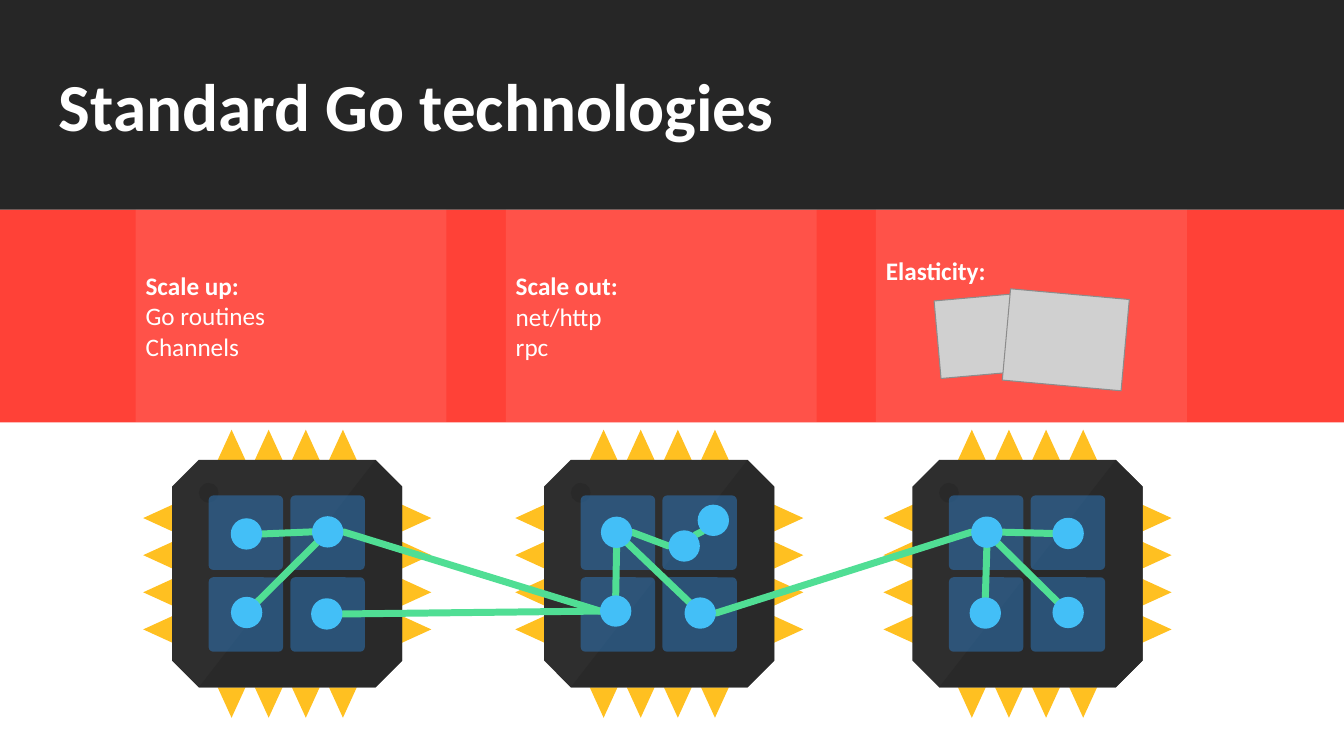
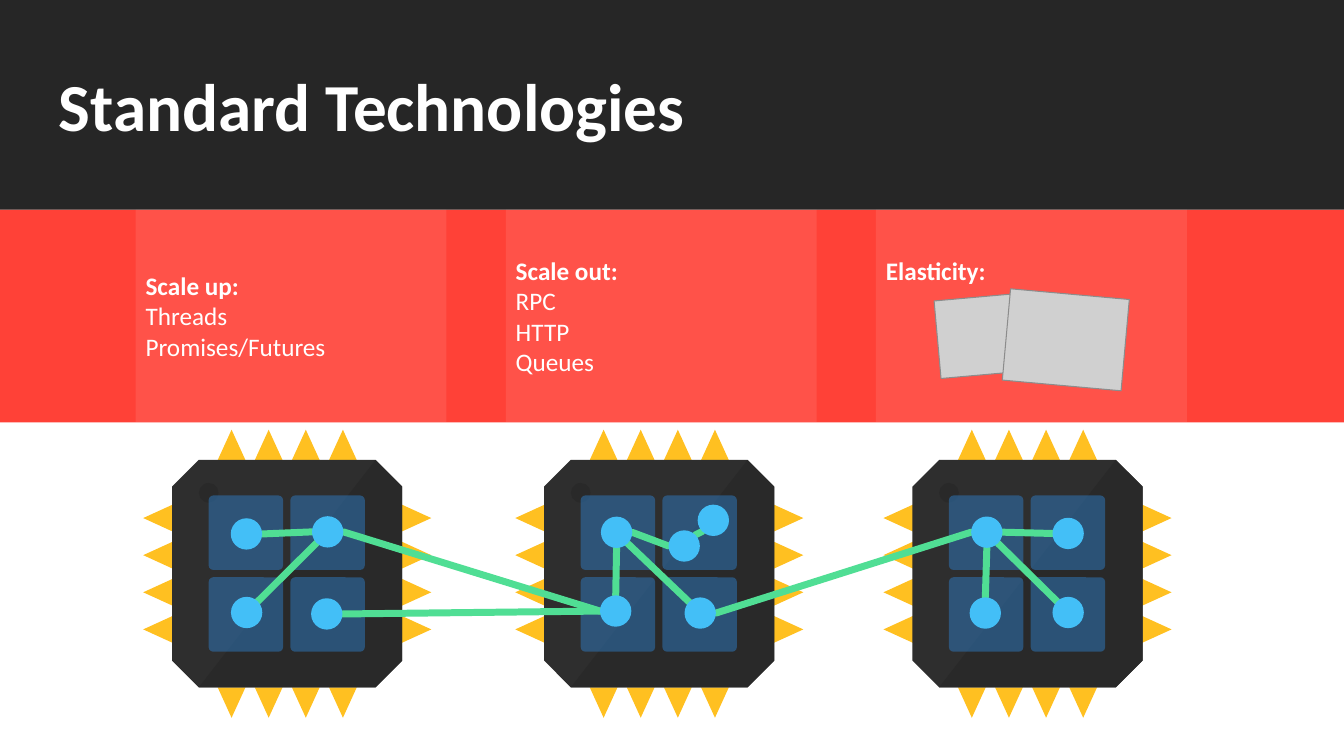
Before and after one commit to rogeralsing/Presentations, a slide deck: slide 12 of ProtoActor/TV4/protoactor.pptx. Drawn at 1344x756 pixels with LibreOffice and Linux fonts; fonts in the diff are those of the drawing; grey boxes stand for pictures. Boxes give left, top, right and bottom in pixels: in the first picture for what was removed or moved away, otherwise in the second. Text is boxed around its words. In the diff, an @@ line names an element or a change of style, - is before the commit and + after.

```diff
--- a/ProtoActor/TV4/protoactor.pptx
+++ b/ProtoActor/TV4/protoactor.pptx
@@ text at <box>59,84,685,143</box>: text changed @@
-Standard Go technologies
+Standard Technologies
@@ text in rounded rectangle at <box>516,293,594,375</box>: text changed @@
-net/http
-rpc
+RPC
+HTTP
+Queues
@@ text in rounded rectangle at <box>146,307,326,357</box>: text changed @@
-Go routines
-Channels
+Threads
+Promises/Futures
```
Also in this commit, not shown: 8 other slides changed, 2 slides added, 2 slides removed.
